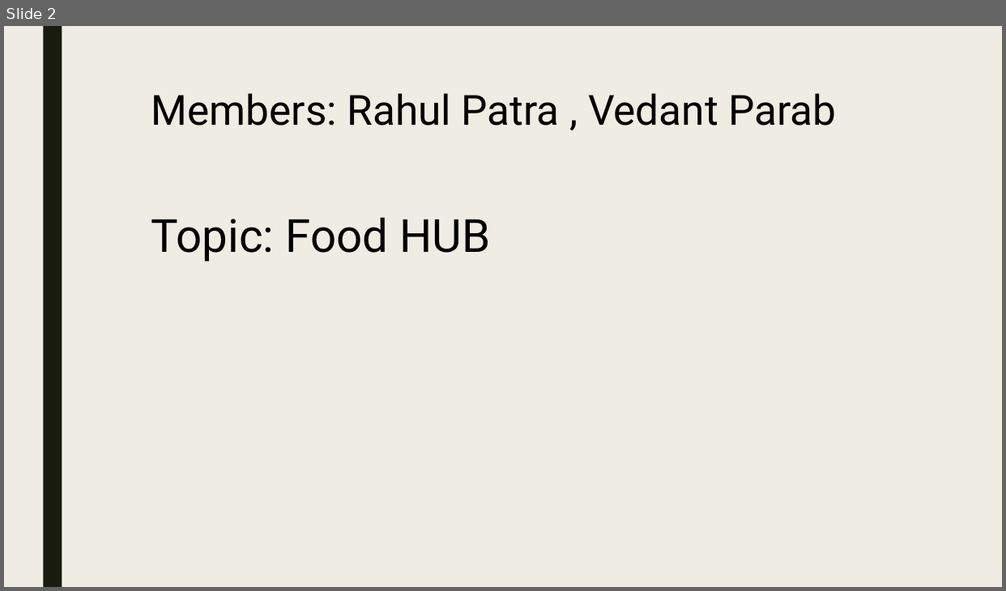
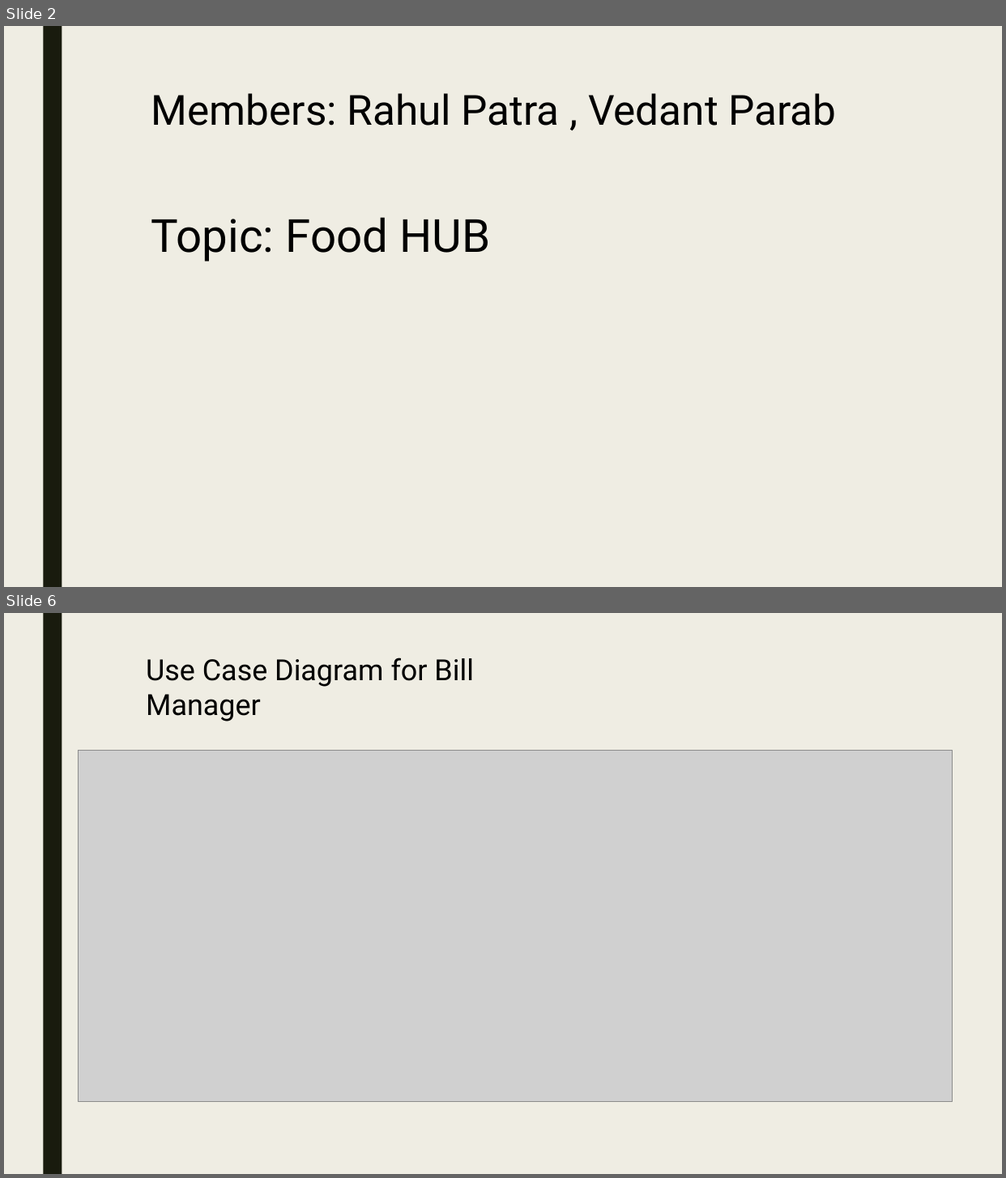
Before and after one commit to foodhub01/Food_Hub, a slide deck: presentation.pptx. Shown one above the other, each under a label of ours: slide 2 before the commit, slides 2 and 6 after it; the slides between them are not shown. The pictures are 1006x591 and 1006x1178 pixels, drawn with LibreOffice and Linux fonts; fonts in the diff are those of the drawing; grey boxes stand for pictures. Boxes give left, top, right and bottom in pixels: in the first picture for what was removed or moved away, otherwise in the second. Text is boxed around its words. In the diff, an @@ line names an element or a change of style, - is before the commit and + after.

Commit message:
Updated ppt

```diff
--- a/presentation.pptx
+++ b/presentation.pptx
@@ slide 6 added at <box>4,613,1002,1174</box>, background #EFEDE3; not listed: 1 template element that a slide beside it also shows @@
@@ text added at <box>146,658,474,722</box>, 28 pt, text #000000 @@
+Use Case Diagram for Bill Manager
@@ picture added at <box>78,750,953,1102</box> @@
```
Also in this commit, not shown: 3 other slides added, 4 slides removed.
